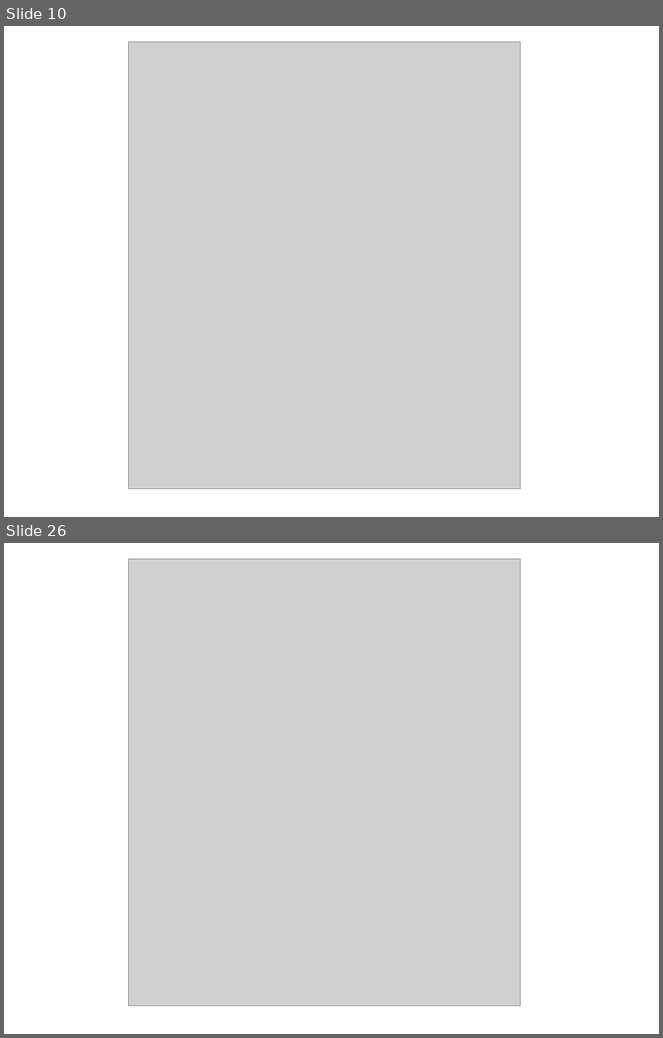
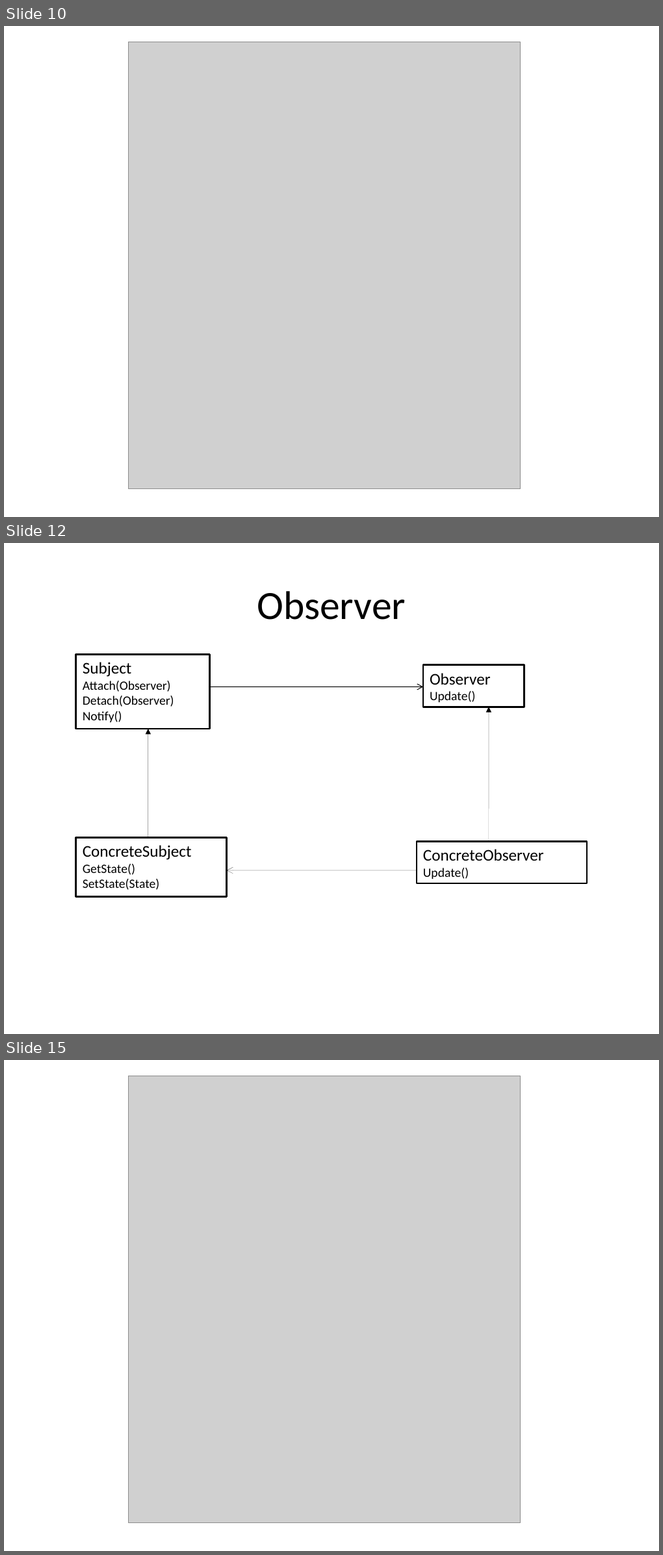
Before and after one commit to lackita/DesignPatterns, a slide deck: DesignPatterns.odp. Shown one above the other, each under a label of ours: slides 10 and 26 before the commit, slides 10, 12 and 15 after it; the slides between them are not shown. The pictures are 663x1038 and 663x1555 pixels, drawn with LibreOffice and Linux fonts; fonts in the diff are those of the drawing; grey boxes stand for pictures. Boxes give left, top, right and bottom in pixels: in the first picture for what was removed or moved away, otherwise in the second. Text is boxed around its words. In the diff, an @@ line names an element or a change of style, - is before the commit and + after.

```diff
--- a/DesignPatterns.odp
+++ b/DesignPatterns.odp
@@ slide 12 added at box(4, 543, 659, 1034), background #FFFFFF @@
@@ title added at box(257, 591, 406, 620), 44 pt, text #000000 @@
+Observer
@@ rectangle added at box(76, 654, 210, 729), fill #FFFFFF, outline #000000 2.01 pt, 14 pt, text #000000 @@
+Subject
+Attach(Observer)
+Detach(Observer)
+Notify()
@@ rectangle added at box(423, 665, 524, 707), fill #FFFFFF, outline #000000 2.01 pt, 18 pt, text #000000 @@
+Observer
+Update()
@@ arrow added from (210, 687) to (423, 687), #000000 0.74 pt @@
@@ arrow added from (489, 842) to (489, 707), #000000 0 pt @@
@@ arrow added from (148, 838) to (148, 729), #000000 0 pt @@
@@ rectangle added at box(76, 838, 227, 897), fill #FFFFFF, outline #000000 2.01 pt, 14 pt, text #000000 @@
+ConcreteSubject
+GetState()
+SetState(State)
@@ rectangle added at box(417, 842, 587, 884), fill #FFFFFF, outline #000000 2.01 pt, 18 pt, text #000000 @@
+ConcreteObserver
+Update()
@@ arrow added from (417, 871) to (227, 871), #000000 0 pt @@
@@ what was slide 26 is now slide 15 @@
```
Also in this commit, not shown: 9 slides changed, 5 other slides added, 4 slides removed.
